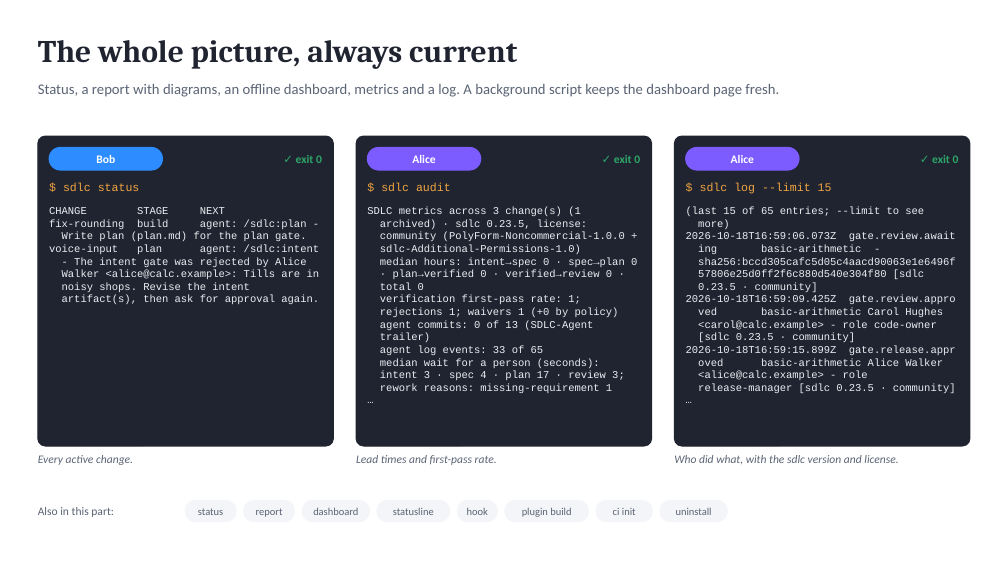
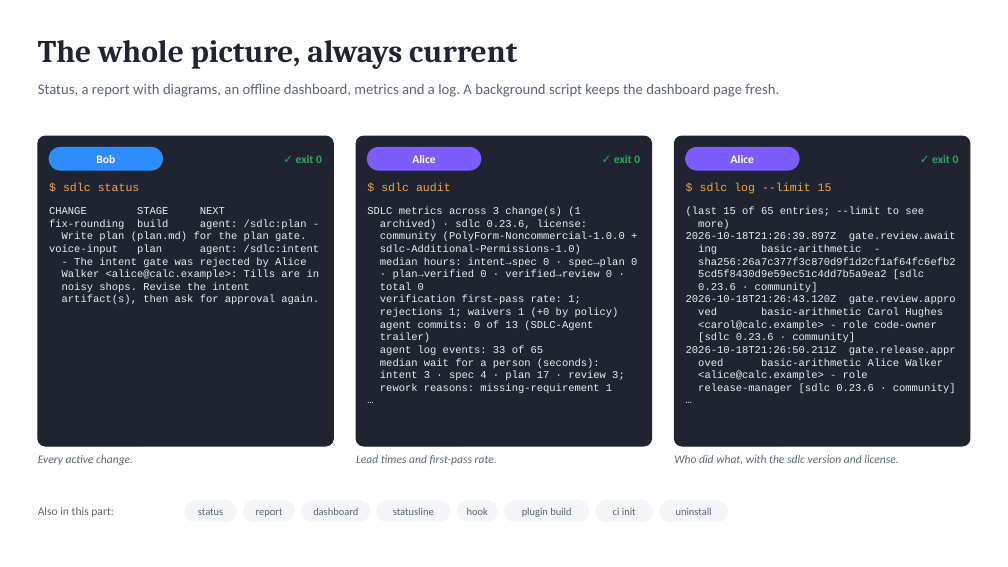
Before and after one commit to marin-ai-tech/sdlc, a slide deck: slide 18 of docs/demo/sdlc-calculator-demo.en.pptx. Drawn at 1008x567 pixels with LibreOffice and Linux fonts; fonts in the diff are those of the drawing. Boxes give left, top, right and bottom in pixels: in the first picture for what was removed or moved away, otherwise in the second. Text is boxed around its words. In the diff, an @@ line names an element or a change of style, - is before the commit and + after.

Commit message:
fix: doctor finds Git Bash for Claude Code, init keeps untouched lines, one name per tool (0.23.6)
The findings of one team working with different agent tools: on Windows Claude Code could not run sdlc's hooks while
doctor said they were fine, a second init reformatted the settings, and the reviewer role lost the finding format.

- On Windows, doctor warns when Claude Code will not find Git Bash and names CLAUDE_CODE_GIT_BASH_PATH with the path.
- init and update change only the lines they set in openspec/sdlc.yaml.
- Hook decisions name Claude Code claude-code, like trailers and log events.
- A team role replacing a built-in subagent keeps the review.md finding format.
- doctor and the Codex guide explain headless codex exec and hooks; a denied shell write names its files.
- MCP over HTTP keeps idle connections for 65 s, so clients that pause between calls are not reset.

```diff
--- a/docs/demo/sdlc-calculator-demo.en.pptx
+++ b/docs/demo/sdlc-calculator-demo.en.pptx
@@ text at (686,232,956,241): text changed @@
-2026-10-18T16:59:06.073Z gate.review.await
+2026-10-18T21:26:39.897Z gate.review.await
@@ text at (686,257,956,304): text changed @@
-sha256:bccd305cafc5d05c4aacd90063e1e6496f
-57806e25d0ff2f6c880d540e304f80 [sdlc
-0.23.5 · community]
-2026-10-18T16:59:09.425Z gate.review.appro
+sha256:26a7c377f3c870d9f1d2cf1af64fc6efb2
+5cd5f8430d9e59ec51c4dd7b5a9ea2 [sdlc
+0.23.6 · community]
+2026-10-18T21:26:43.120Z gate.review.appro
@@ text at (686,333,956,355): text changed @@
-[sdlc 0.23.5 · community]
-2026-10-18T16:59:15.899Z gate.release.appr
+[sdlc 0.23.6 · community]
+2026-10-18T21:26:50.211Z gate.release.appr
```
Also in this commit, not shown: 5 other slides changed, 47 other files.
